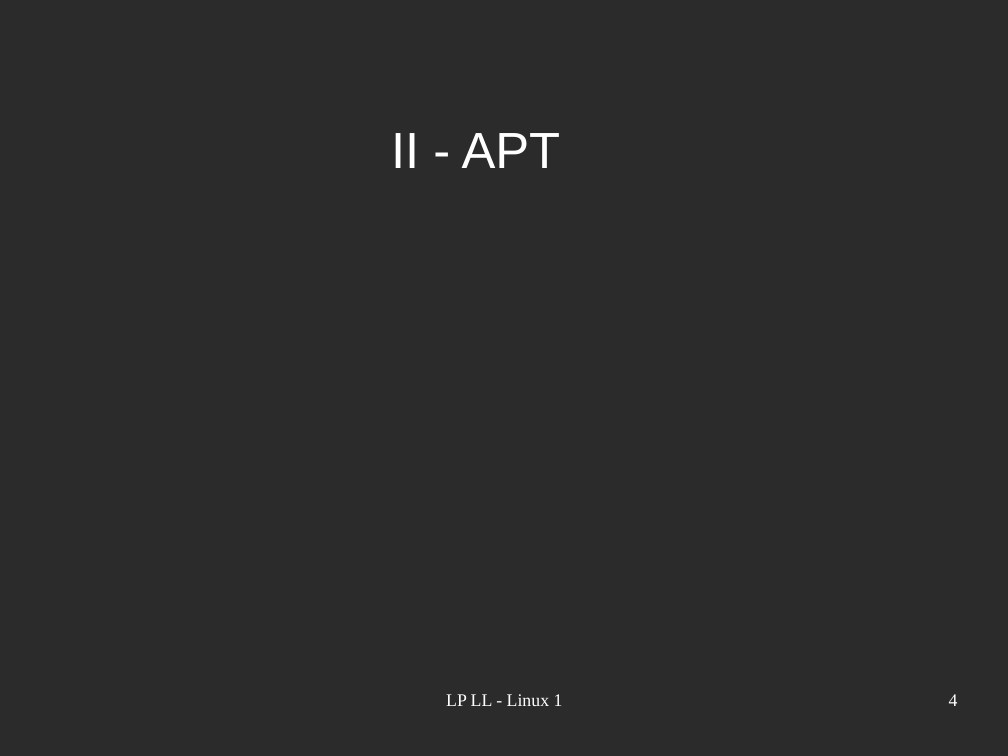
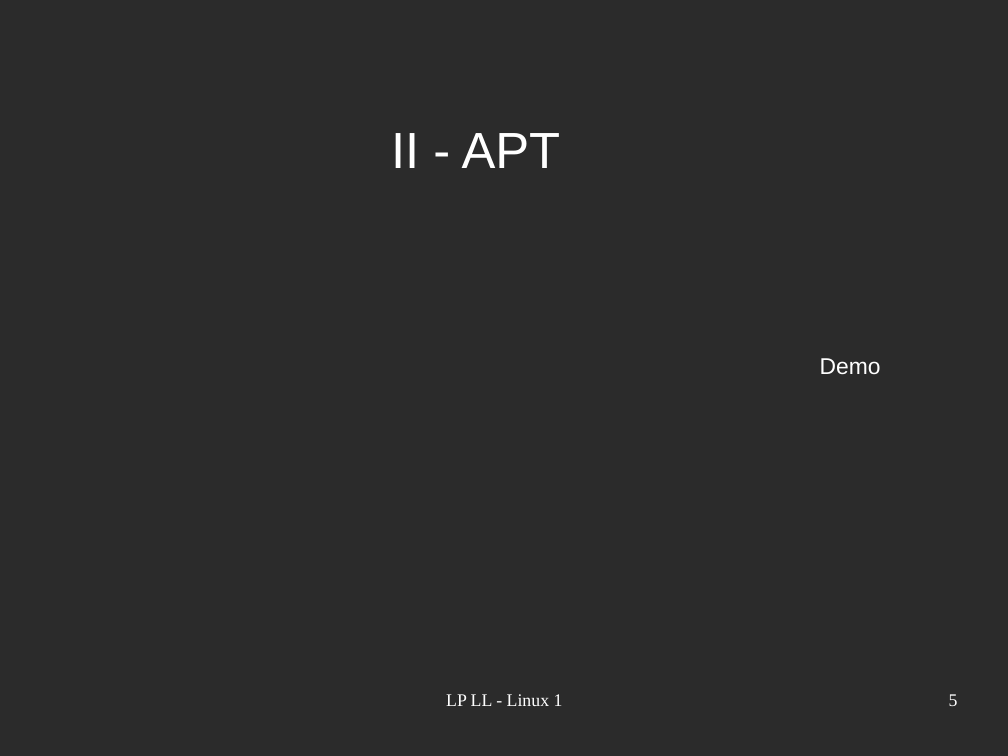
Before and after one commit to acherruau/projetlinux, a slide deck: slide 5 of Linux.odp (slide 4 before the commit). Drawn at 1008x756 pixels with LibreOffice and Linux fonts; fonts in the diff are those of the drawing; background and template pictures are left out; a plain dark background stands for a picture behind light text. Boxes give left, top, right and bottom in pixels: in the first picture for what was removed or moved away, otherwise in the second. Text is boxed around its words. In the diff, an @@ line names an element or a change of style, - is before the commit and + after.

```diff
--- a/Linux.odp
+++ b/Linux.odp
@@ text added at <box>820,358,881,375</box>, 18 pt, text #FFFFFF @@
+Demo
@@ page number at <box>949,694,958,706</box>: text changed @@
-4
+5
```
Also in this commit, not shown: 3 other slides changed, 2 slides removed.
